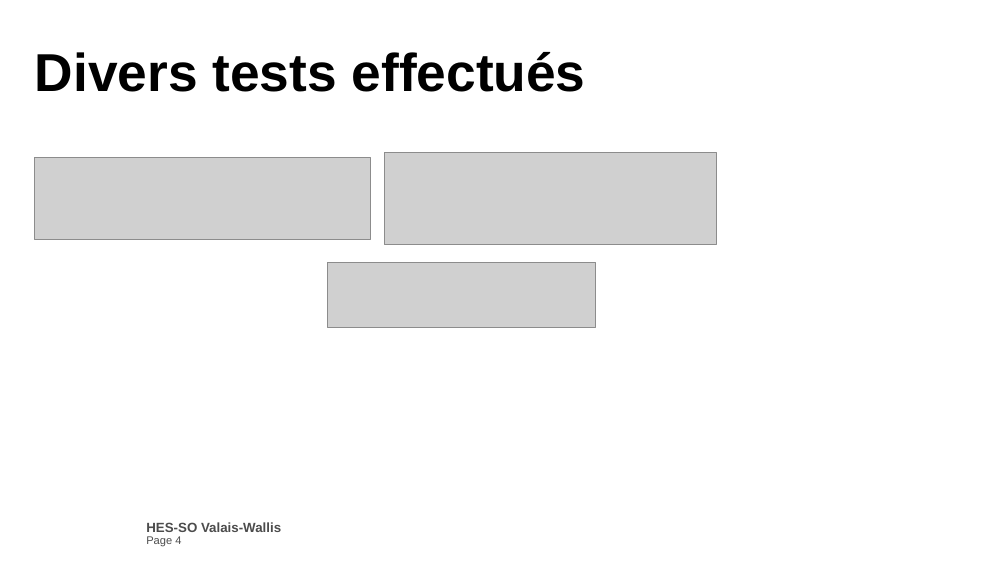
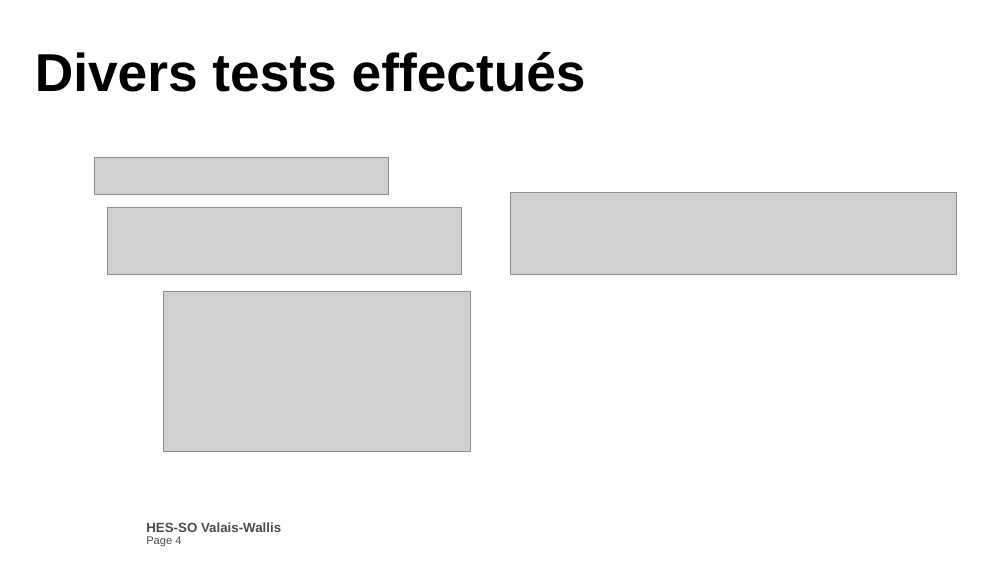
Before and after one commit to Bornatch/JavaEE_MiniProjet, a slide deck: slide 4 of Montaine_Valentin_ByeByeCar.pptx. Drawn at 1008x567 pixels with LibreOffice and Linux fonts; fonts in the diff are those of the drawing; grey boxes stand for pictures; background and template pictures are left out. Boxes give left, top, right and bottom in pixels: in the first picture for what was removed or moved away, otherwise in the second. Text is boxed around its words. In the diff, an @@ line names an element or a change of style, - is before the commit and + after.

```diff
--- a/Montaine_Valentin_ByeByeCar.pptx
+++ b/Montaine_Valentin_ByeByeCar.pptx
@@ picture removed at (34, 158, 370, 240) @@
@@ picture added at (94, 158, 389, 194) @@
@@ picture removed at (384, 152, 716, 245) @@
@@ picture added at (107, 208, 462, 274) @@
@@ picture added at (510, 193, 957, 275) @@
@@ picture removed at (328, 262, 596, 328) @@
@@ picture added at (164, 291, 470, 451) @@
```
Also in this commit, not shown: 14 other files.
